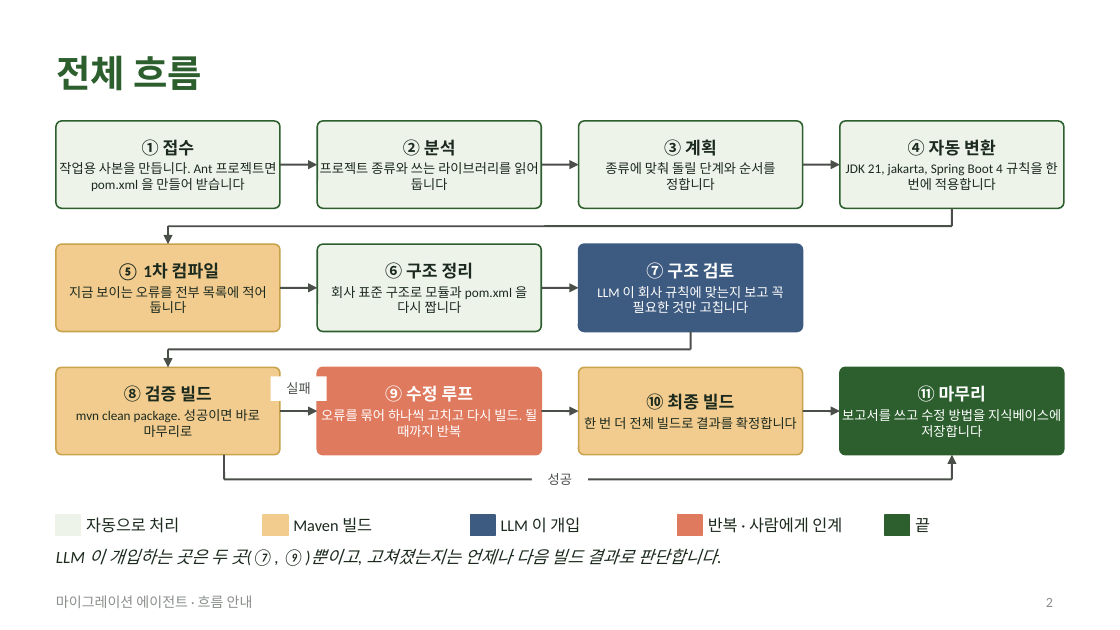
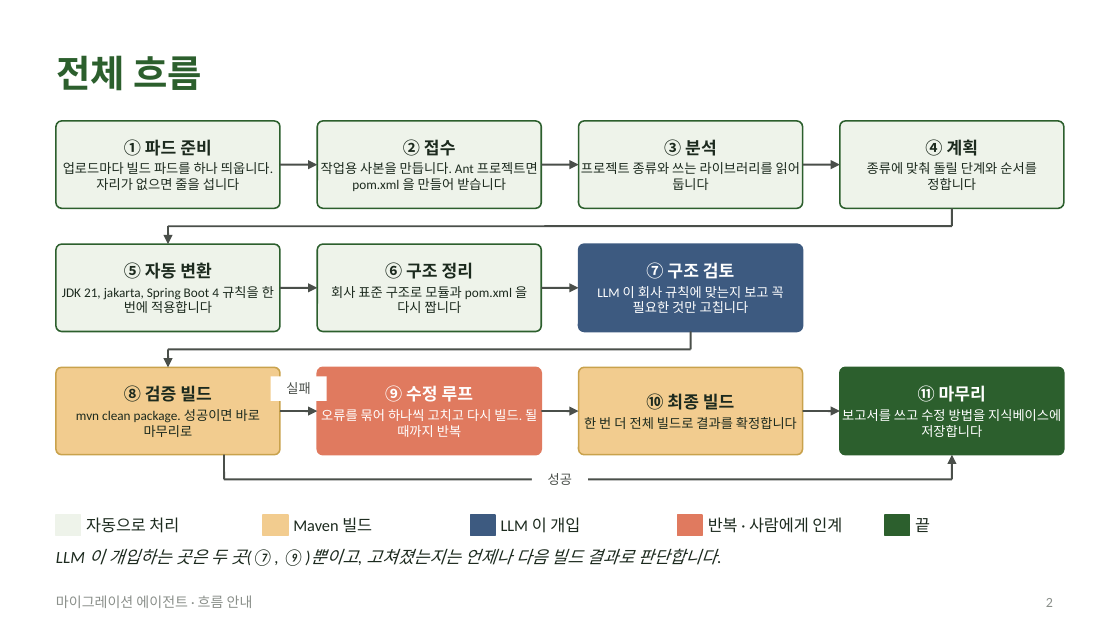
Before and after one commit to acandiatale/tutu, a slide deck: slide 2 of docs/migration-agent/migration-agent.pptx. Drawn at 1120x630 pixels with LibreOffice and Linux fonts; fonts in the diff are those of the drawing. Boxes give left, top, right and bottom in pixels: in the first picture for what was removed or moved away, otherwise in the second. Text is boxed around its words. In the diff, an @@ line names an element or a change of style, - is before the commit and + after.

```diff
--- a/docs/migration-agent/migration-agent.pptx
+++ b/docs/migration-agent/migration-agent.pptx
@@ text in rounded rectangle at [63, 139, 273, 190]: text changed @@
-① 접수
-작업용 사본을 만듭니다. Ant 프로젝트면 pom.xml 을 만들어 받습니다
+① 파드 준비
+업로드마다 빌드 파드를 하나 띄웁니다. 자리가 없으면 줄을 섭니다
@@ text in rounded rectangle at [321, 139, 538, 191]: text changed @@
-② 분석
-프로젝트 종류와 쓰는 라이브러리를 읽어 둡니다
+② 접수
+작업용 사본을 만듭니다. Ant 프로젝트면 pom.xml 을 만들어 받습니다
@@ text in rounded rectangle at [581, 162, 800, 190]: text changed @@
-③ 계획
-종류에 맞춰 돌릴 단계와 순서를 정합니다
+③ 분석
+프로젝트 종류와 쓰는 라이브러리를 읽어 둡니다
@@ text in rounded rectangle at [867, 162, 1037, 190]: text changed @@
-④ 자동 변환
-JDK 21, jakarta, Spring Boot 4 규칙을 한 번에 적용합니다
+④ 계획
+종류에 맞춰 돌릴 단계와 순서를 정합니다
@@ rounded rectangle "⑤ 자동 변환" at [56, 244, 280, 332]: fill #F2CC8F to #EEF3EA; outline #C9A24C 1 pt to #2C5F2D 1 pt @@
@@ text in rounded rectangle at [62, 262, 274, 313]: text changed @@
-⑤ 1차 컴파일
-지금 보이는 오류를 전부 목록에 적어 둡니다
+⑤ 자동 변환
+JDK 21, jakarta, Spring Boot 4 규칙을 한 번에 적용합니다
```
Also in this commit, not shown: 5 other slides changed, 9 slides added, 3 slides removed, 11 other files.
